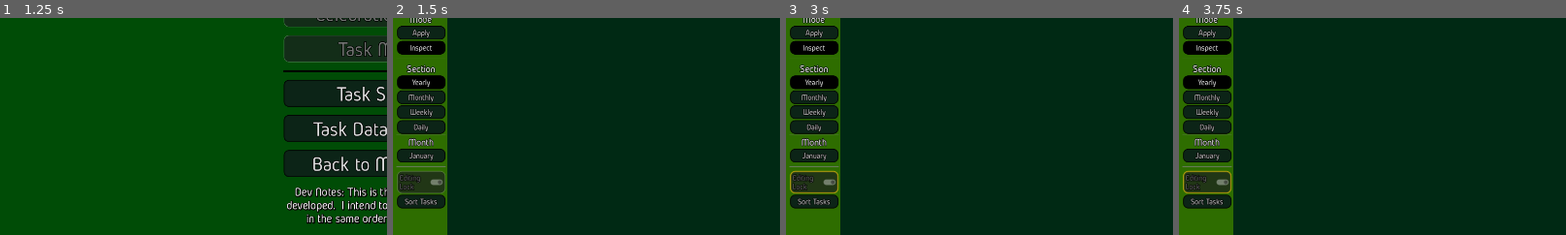
Above: before the commit, frames 1-4 (left to right).
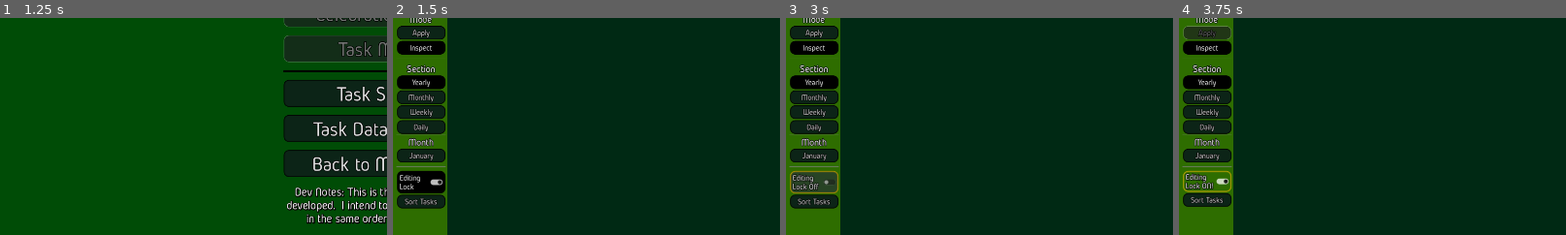
Above: after the commit, the same moments.

Repository: Phoenix-Greenleaf/GG-Household-Helper
Game: Godot game, scene res://scenes/main_menu.tscn
The game is run twice, just before and just after one commit, with the same random seed, the same clock (stepped at 60 frames per second) and the same inputs.
Inputs (mouse positions are % of the whole screen's width and height, from its top left):
- Up to frame 1 (1.25 s): click "Task Tracking" at 0.5 s
- Up to frame 2 (1.5 s): click "Task Sheets" at 1.25 s
- Up to frame 3 (3 s): click (4, 33) at 2 s; click (4, 84) at 2.75 s, where only the run after the commit has a clickable "Editing Lock"
- Up to frame 4 (3.75 s): click (4, 84) at 3.5 s, where only the run after the commit has a clickable "Editing Lock Off"
The pictures show only the part of the screen within x 0-50%, y 46-96%; the shares and areas given below are measured in that part.

Frame 1 is identical in both runs. In frame 2, 1.2% of the frame differs, in the area x 1-14%, y 70-81%; in frame 3, 0.2%; in frame 4, 1.6%, in the area x 1-14%, y 3-88%.

Commit message:
Added: Editing Lock
All the Grid items in Task Tracking editor can be locked, to prevent unwanted editing. Editable false, button disabled true, Apply checkbox mode button disabled AND inspect mode pressed. Relatively quick once I gave grid its own Theme, and found the right setting to make the disabled cells NOT SEE THROUGH

Diff:
--- a/data/data_global.gd
+++ b/data/data_global.gd
@@ -86,6 +86,7 @@
 
 func _ready() -> void:
 	SignalBus._on_settings_changed.connect(save_settings)
+	SignalBus._on_current_tasksheet_data_changed.connect(load_settings)
 	load_settings()
 
 
@@ -130,7 +131,8 @@
 	if not FileAccess.file_exists(settings_filepath):
 		create_settings()
 		return
-	settings_file = ResourceLoader.load(settings_filepath)  #, "Resource", ResourceLoader.CACHE_MODE_REPLACE
+	settings_file = ResourceLoader.load(settings_filepath)
+	SignalBus.remote_task_settings_reload.emit()
 
 
 func create_settings() -> void:
--- a/data/signal_bus.gd
+++ b/data/signal_bus.gd
@@ -15,3 +15,4 @@
 signal task_editor_remote_open_data_manager
 signal _on_task_delete_button_primed_and_pressed
 signal remote_active_data_save
+signal remote_task_settings_reload
--- a/gui/data_manager/data_manager.gd
+++ b/gui/data_manager/data_manager.gd
@@ -10,7 +10,13 @@
 @onready var task_grid: GridContainer = %TaskGrid
 @onready var current_tasksheet_label: Label = %CurrentTasksheetLabel
 @onready var task_accept_button: Button = %TaskAcceptButton
-var safe_lock_active: bool
+@onready var clone_data_button: Button = %CloneDataButton
+@onready var clone_data_panel: PanelContainer = %CloneDataPanel
+@onready var clone_label: Label = %CloneLabel
+@onready var clone_line_edit: LineEdit = %CloneLineEdit
+@onready var clone_spin_box: SpinBox = %CloneSpinBox
+@onready var clone_back_button: Button = %CloneBackButton
+@onready var clone_accept_button: Button = %CloneAcceptButton
 
 var task_save_button_group = preload("res://gui/data_manager/task_save_button_group.tres")
 var task_save_button = preload("res://gui/data_manager/task_save_button.tscn")
@@ -18,7 +24,8 @@
 var tasksheet_folder = "user://task_data/"
 var export_folder = "user://exports/"
 
-var task_button_count: int = 0
+var safe_lock_active: bool
+var task_button_count: int = 2
 
 var error_keys: Array = [
 	"OK", #0
@@ -67,6 +74,7 @@
 func starting_visibilities() -> void:
 	import_task_file_dialog.visible = false
 	new_task_panel.visible = false
+	clone_menu_reset()
 
 
 func load_existing_tasksheets() -> void:
@@ -90,6 +98,7 @@
 		var loaded_year = file_resource.spreadsheet_year
 		prints("Loaded:", loaded_name, loaded_year)
 		create_task_save_button(file_resource)
+	get_tree().call_group("task_save_panels", "retoggle_button_group")
 
 
 func show_new_task_panel() -> void:
@@ -131,17 +140,17 @@
 		printerr("Task needs title, not accepted")
 		DataGlobal.button_based_message(task_accept_button, "Title Needed!")
 		return
-	create_tasksheet_data_and_save()
+	var new_tasksheet_year := int(task_data_year_spinbox.value)
+	var new_tasksheet_name: String = task_data_title_line_edit.text
+	create_tasksheet_data_and_save(new_tasksheet_name, new_tasksheet_year)
 	task_field_reset()
 	show_new_task_button()
 
 
-func create_tasksheet_data_and_save() -> void:
-	var tasksheet_year := int(task_data_year_spinbox.value)
-	var tasksheet_name: String = task_data_title_line_edit.text
+func create_tasksheet_data_and_save(tasksheet_name: String, tasksheet_year: int) -> void:
 	var tasksheet_data := TaskSpreadsheetData.new()
+	tasksheet_data.spreadsheet_title = tasksheet_name
 	tasksheet_data.spreadsheet_year = tasksheet_year
-	tasksheet_data.spreadsheet_title = tasksheet_name
 	var tasksheet_snake_name: String = tasksheet_name.to_snake_case()
 	var tasksheet_save_name: String = tasksheet_snake_name + "_" + str(tasksheet_year)
 	var filepath_create_and_save: String = tasksheet_folder + tasksheet_save_name + ".res"
@@ -175,6 +184,7 @@
 	task_grid.move_child(new_task_save_button, task_button_count)
 	new_task_save_button.saved_resource = target_resource
 	new_task_save_button.update_button()
+	new_task_save_button.add_to_group("task_save_panels")
 	task_button_count += 1
 	var actual_task_button: Button = new_task_save_button.get_node("FunctionalButton")
 	actual_task_button.toggled.connect(_on_task_save_button_pressed.bind(target_resource))
@@ -197,13 +207,98 @@
 	if safe_lock_active:
 		save_current_tasksheet()
 	send_tasksheet_to_global(pressed_tasksheet)
+	clone_menu_update()
 
 
 func send_tasksheet_to_global(tasksheet_to_send) -> void:
 	DataGlobal.current_tasksheet_data = tasksheet_to_send
 	SignalBus._on_current_tasksheet_data_changed.emit()
 	SignalBus.reload_profiles_triggered.emit()
+	clone_menu_reset()
 
 
 func _on_import_tasksheet_pressed() -> void:
 	import_task_file_dialog.visible = true
+
+
+func _on_clone_data_button_pressed() -> void:
+	clone_menu_open()
+
+
+func clone_menu_open() -> void:
+	clone_data_button.visible = false
+	clone_data_panel.visible = true
+
+
+func _on_clone_accept_button_pressed() -> void:
+	if clone_label.text == "Clone Title":
+		clone_line_edit.visible = false
+		clone_spin_box.visible = true
+		clone_back_button.visible = true
+		clone_label.text = "Clone Year"
+		return
+	if clone_label.text == "Clone Year" or "File Already Exists!\n(Change Title or Year)":
+		var cloned_title = clone_line_edit.text
+		var cloned_year = int(clone_spin_box.value)
+		var cloned_snake_name: String = cloned_title.to_snake_case()
+		var cloned_save_name: String = cloned_snake_name + "_" + str(cloned_year)
+		var cloned_filepath: String = tasksheet_folder + cloned_save_name + ".res"
+		if FileAccess.file_exists(cloned_filepath):
+			prints("File already exists! Clone needs different year or title...")
+			DataGlobal.button_based_message(clone_accept_button, "Error!")
+			DataGlobal.button_based_message(clone_label, "File Already Exists!\n(Change Title or Year)")
+			return
+		clone_tasksheet_data_and_save(cloned_title, cloned_year)
+
+
+func _on_clone_cancel_button_pressed() -> void:
+	clone_menu_reset()
+
+
+func clone_menu_reset() -> void:
+	if DataGlobal.current_tasksheet_data:
+		clone_data_button.visible = true
+		clone_data_panel.visible = false
+		clone_back_button.visible = false
+		clone_menu_update()
+	else:
+		clone_data_button.visible = false
+		clone_data_panel.visible = false
+
+
+func clone_menu_update() -> void:
+	clone_label.text = "Clone Title"
+	clone_line_edit.text = DataGlobal.current_tasksheet_data.spreadsheet_title
+	clone_line_edit.visible = true
+	var new_year = DataGlobal.current_tasksheet_data.spreadsheet_year + 1
+	clone_spin_box.set_value_no_signal(new_year)
+	clone_spin_box.visible = false
+
+
+
+func _on_clone_back_button_pressed() -> void:
+	clone_line_edit.visible = true
+	clone_spin_box.visible = false
+	clone_back_button.visible = false
+	clone_label.text = "Clone Title"
+
+
+func clone_tasksheet_data_and_save(tasksheet_name: String, tasksheet_year: int) -> void:
+	var tasksheet_data: TaskSpreadsheetData = DataGlobal.current_tasksheet_data.duplicate(true)
+	tasksheet_data.spreadsheet_title = tasksheet_name
+	tasksheet_data.spreadsheet_year = tasksheet_year
+	var tasksheet_snake_name: String = tasksheet_name.to_snake_case()
+	var tasksheet_save_name: String = tasksheet_snake_name + "_" + str(tasksheet_year)
+	var filepath_create_and_save: String = tasksheet_folder + tasksheet_save_name + ".res"
+	prints("Filepath for save:", filepath_create_and_save)
+	tasksheet_data.spreadsheet_filepath = filepath_create_and_save
+	create_task_save_button(tasksheet_data)
+	send_tasksheet_to_global(tasksheet_data)
+	save_current_tasksheet()
+
+
+func reset_data_manager() -> void:
+	for panel_iteration in get_tree().get_nodes_in_group("task_save_panels"):
+		task_grid.remove_child(panel_iteration)
+		panel_iteration.queue_free()
+	load_existing_tasksheets()
--- a/gui/data_manager/data_manager.tscn
+++ b/gui/data_manager/data_manager.tscn
@@ -78,9 +78,19 @@
 text = "New
 Data"
 
+[node name="CloneDataButton" type="Button" parent="MainMargin/DataManagerVBox/TaskGrid"]
+unique_name_in_owner = true
+layout_mode = 2
+size_flags_horizontal = 4
+size_flags_vertical = 4
+text = "Clone
+Data"
+
 [node name="NewTaskPanel" type="PanelContainer" parent="MainMargin/DataManagerVBox/TaskGrid"]
 unique_name_in_owner = true
 layout_mode = 2
+size_flags_horizontal = 4
+size_flags_vertical = 4
 theme_override_styles/panel = ExtResource("6_i4o2f")
 
 [node name="Margin" type="MarginContainer" parent="MainMargin/DataManagerVBox/TaskGrid/NewTaskPanel"]
@@ -104,6 +114,7 @@
 layout_mode = 2
 size_flags_horizontal = 3
 placeholder_text = "Name Here"
+alignment = 1
 expand_to_text_length = true
 clear_button_enabled = true
 
@@ -126,11 +137,67 @@
 min_value = 1000.0
 max_value = 3000.0
 value = 2000.0
+rounded = true
 allow_greater = true
+alignment = 1
 
 [node name="TaskCancelButton" type="Button" parent="MainMargin/DataManagerVBox/TaskGrid/NewTaskPanel/Margin/VBox/HBoxContainer2"]
 layout_mode = 2
 size_flags_horizontal = 8
+text = "Cancel"
+
+[node name="CloneDataPanel" type="PanelContainer" parent="MainMargin/DataManagerVBox/TaskGrid"]
+unique_name_in_owner = true
+layout_mode = 2
+size_flags_horizontal = 4
+size_flags_vertical = 4
+theme_override_styles/panel = ExtResource("6_i4o2f")
+
+[node name="VBoxContainer" type="VBoxContainer" parent="MainMargin/DataManagerVBox/TaskGrid/CloneDataPanel"]
+layout_mode = 2
+theme_override_constants/separation = 3
+
+[node name="CloneLabel" type="Label" parent="MainMargin/DataManagerVBox/TaskGrid/CloneDataPanel/VBoxContainer"]
+unique_name_in_owner = true
+layout_mode = 2
+text = "Cloning Label"
+horizontal_alignment = 1
+
+[node name="CloneLineEdit" type="LineEdit" parent="MainMargin/DataManagerVBox/TaskGrid/CloneDataPanel/VBoxContainer"]
+unique_name_in_owner = true
+layout_mode = 2
+text = "Load Error"
+placeholder_text = "Name Here"
+alignment = 1
+expand_to_text_length = true
+clear_button_enabled = true
+
+[node name="CloneSpinBox" type="SpinBox" parent="MainMargin/DataManagerVBox/TaskGrid/CloneDataPanel/VBoxContainer"]
+unique_name_in_owner = true
+layout_mode = 2
+min_value = 1000.0
+max_value = 3000.0
+value = 2000.0
+rounded = true
+allow_greater = true
+alignment = 1
+
+[node name="HBoxContainer" type="HBoxContainer" parent="MainMargin/DataManagerVBox/TaskGrid/CloneDataPanel/VBoxContainer"]
+layout_mode = 2
+alignment = 1
+
+[node name="CloneAcceptButton" type="Button" parent="MainMargin/DataManagerVBox/TaskGrid/CloneDataPanel/VBoxContainer/HBoxContainer"]
+unique_name_in_owner = true
+layout_mode = 2
+text = "Accept"
+
+[node name="CloneBackButton" type="Button" parent="MainMargin/DataManagerVBox/TaskGrid/CloneDataPanel/VBoxContainer/HBoxContainer"]
+unique_name_in_owner = true
+layout_mode = 2
+text = "Back"
+
+[node name="CloneCancelButton" type="Button" parent="MainMargin/DataManagerVBox/TaskGrid/CloneDataPanel/VBoxContainer/HBoxContainer"]
+layout_mode = 2
 text = "Cancel"
 
 [node name="TaskCSVHBox" type="HBoxContainer" parent="MainMargin/DataManagerVBox"]
@@ -190,7 +257,11 @@
 filters = PackedStringArray("*.csv ; Comma Separated Values")
 
 [connection signal="pressed" from="MainMargin/DataManagerVBox/TaskGrid/NewTaskButton" to="." method="_on_new_task_button_pressed"]
+[connection signal="pressed" from="MainMargin/DataManagerVBox/TaskGrid/CloneDataButton" to="." method="_on_clone_data_button_pressed"]
 [connection signal="pressed" from="MainMargin/DataManagerVBox/TaskGrid/NewTaskPanel/Margin/VBox/HBox/TaskAcceptButton" to="." method="_on_task_accept_button_pressed"]
 [connection signal="pressed" from="MainMargin/DataManagerVBox/TaskGrid/NewTaskPanel/Margin/VBox/HBoxContainer2/TaskCancelButton" to="." method="_on_task_cancel_button_pressed"]
+[connection signal="pressed" from="MainMargin/DataManagerVBox/TaskGrid/CloneDataPanel/VBoxContainer/HBoxContainer/CloneAcceptButton" to="." method="_on_clone_accept_button_pressed"]
+[connection signal="pressed" from="MainMargin/DataManagerVBox/TaskGrid/CloneDataPanel/VBoxContainer/HBoxContainer/CloneBackButton" to="." method="_on_clone_back_button_pressed"]
+[connection signal="pressed" from="MainMargin/DataManagerVBox/TaskGrid/CloneDataPanel/VBoxContainer/HBoxContainer/CloneCancelButton" to="." method="_on_clone_cancel_button_pressed"]
 [connection signal="pressed" from="MainMargin/DataManagerVBox/TaskCSVHBox/ImportTasksheet" to="." method="_on_import_tasksheet_pressed"]
 [connection signal="file_selected" from="ImportTaskFileDialog" to="." method="_on_import_task_file_dialog_file_selected"]
--- a/gui/data_manager/task_save_button.gd
+++ b/gui/data_manager/task_save_button.gd
@@ -2,6 +2,7 @@
 
 @onready var task_set_name_label: Label = $MarginContainer/VBox/TaskSetNameLabel
 @onready var task_set_year_label: Label = $MarginContainer/VBox/TaskSetYearLabel
+@onready var functional_button: Button = $FunctionalButton
 
 
 @export var saved_resource: TaskSpreadsheetData
@@ -9,6 +10,7 @@
 
 func _ready() -> void:
 	update_button()
+	SignalBus._on_current_tasksheet_data_changed.connect(retoggle_button_group)
 
 
 func update_button() -> void:
@@ -18,3 +20,9 @@
 	else:
 		task_set_name_label.text = "Button Test"
 		task_set_year_label.text = "2020"
+
+
+func retoggle_button_group() -> void:
+	functional_button.set_pressed_no_signal(false)
+	if DataGlobal.current_tasksheet_data == saved_resource:
+		functional_button.set_pressed_no_signal(true)
--- a/gui/task_tracking/task_spreadsheet/task_spreadsheet_grid_container.gd
+++ b/gui/task_tracking/task_spreadsheet/task_spreadsheet_grid_container.gd
@@ -11,6 +11,10 @@
 @onready var multi_text_popup_center: CenterContainer = %MultiTextPopupCenter
 @onready var task_label: Label = %TaskLabel
 @onready var text_edit: TextEdit = %TextEdit
+@onready var editing_lock_button: CheckButton = %EditingLockButton
+@onready var checkbox_apply_toggle: Button = %CheckboxApplyToggle
+@onready var checkbox_inspect_toggle: Button = %CheckboxInspectToggle
+
 
 var checkbox_cell = preload("res://gui/task_tracking/task_spreadsheet/cells/checkbox_cell.tscn")
 var dropdown_cell = preload("res://gui/task_tracking/task_spreadsheet/cells/dropdown_cell.tscn")
@@ -56,6 +60,7 @@
 	ready_connections()
 	close_new_task_panel()
 	get_dropdown_items_from_global()
+	SignalBus.remote_task_settings_reload.emit()
 	if DataGlobal.settings_file.task_enable_auto_load_default_data:
 		DataGlobal.current_tasksheet_data = DataGlobal.settings_file.task_default_data
 		data_for_spreadsheet = DataGlobal.settings_file.task_default_data
@@ -68,6 +73,7 @@
 	update_user_profile_dropdown_items()
 	load_existing_data()
 	existing_groups_option_section_picker()
+	editing_lock_button.button_pressed = false
 
 
 func ready_connections() -> void:
@@ -571,3 +577,25 @@
 	current_text_edit_cell = cell_parameter
 	task_label.text = cell_parameter.saved_task.name
 	text_edit.text = cell_parameter.saved_task.description
+
+
+func _on_editing_lock_button_toggled(button_pressed: bool) -> void:
+	if not button_pressed:
+		grid_editable(true)
+		editing_lock_button.text = "Editing\nLock Off"
+		checkbox_apply_toggle.disabled = false
+	if button_pressed:
+		grid_editable(false)
+		editing_lock_button.text = "Editing\nLock ON!"
+		checkbox_apply_toggle.disabled = true
+		checkbox_inspect_toggle.button_pressed = true
+
+
+
+func grid_editable(editable_bool: bool) -> void:
+	var current_grid_children = self.get_children()
+	for item_iteration in current_grid_children:
+		if "editable" in item_iteration:
+			item_iteration.editable = editable_bool
+		if item_iteration is Button:
+			item_iteration.disabled = not editable_bool
--- a/scenes/editor.gd
+++ b/scenes/editor.gd
@@ -106,6 +106,7 @@
 		8:
 			save_active_data()
 			get_tree().change_scene_to_file("res://scenes/task_tracking_settings.tscn")
+			SignalBus.remote_task_settings_reload.emit()
 
 
 func menu_quit_with_save_protection() -> void:
--- a/scenes/editor.tscn
+++ b/scenes/editor.tscn
@@ -11,6 +11,7 @@
 [ext_resource type="PackedScene" uid="uid://b2gi1xlrdmw1p" path="res://gui/data_manager/data_manager.tscn" id="7_io7f7"]
 [ext_resource type="Theme" uid="uid://b6r6dqju3145j" path="res://themes/green_gal_custom_button_theme.tres" id="7_pf33m"]
 [ext_resource type="StyleBox" uid="uid://b02yebbakhunc" path="res://themes/theme_parts/popup_panel_style_box_flat.tres" id="8_5cxxj"]
+[ext_resource type="Theme" uid="uid://dy4c7wbsik73v" path="res://themes/task_grid_theme.tres" id="9_o5o1x"]
 [ext_resource type="StyleBox" uid="uid://5gbky82e7ys5" path="res://themes/theme_parts/popup_panel_2_style_box_flat.tres" id="12_dgyqq"]
 
 [node name="Editor" type="Control"]
@@ -254,8 +255,8 @@
 theme_override_constants/separation = 15
 
 [node name="EditingLockButton" type="CheckButton" parent="MainMargin/MainHBox/SideMenuVBox"]
-layout_mode = 2
-disabled = true
+unique_name_in_owner = true
+layout_mode = 2
 button_pressed = true
 text = "Editing
 Lock"
@@ -399,7 +400,7 @@
 layout_mode = 2
 size_flags_horizontal = 3
 size_flags_vertical = 3
-theme = ExtResource("2_eeg3c")
+theme = ExtResource("9_o5o1x")
 columns = 2
 script = ExtResource("6_j3l32")
 
@@ -490,6 +491,7 @@
 [connection signal="toggled" from="MainMargin/MainHBox/SideMenuVBox/MonthlyButton" to="." method="_on_monthly_button_toggled"]
 [connection signal="toggled" from="MainMargin/MainHBox/SideMenuVBox/WeeklyButton" to="." method="_on_weekly_button_toggled"]
 [connection signal="toggled" from="MainMargin/MainHBox/SideMenuVBox/DailyButton" to="." method="_on_daily_button_toggled"]
+[connection signal="toggled" from="MainMargin/MainHBox/SideMenuVBox/EditingLockButton" to="MainMargin/MainHBox/NonSideVBox/ScrollContainer/TaskSpreadsheetGridContainer" method="_on_editing_lock_button_toggled"]
 [connection signal="pressed" from="MainMargin/MainHBox/SideMenuVBox/SortTasksButton" to="MainMargin/MainHBox/NonSideVBox/ScrollContainer/TaskSpreadsheetGridContainer" method="_on_sort_tasks_button_pressed"]
 [connection signal="pressed" from="MainMargin/MainHBox/NonSideVBox/TopMenuHBox/SaveWarningButton" to="." method="_on_save_warning_button_pressed"]
 [connection signal="pressed" from="MainMargin/MainHBox/NonSideVBox/TaskAddPanel/TaskAddMargin/HBox/AddTaskButton" to="MainMargin/MainHBox/NonSideVBox/ScrollContainer/TaskSpreadsheetGridContainer" method="_on_add_task_button_pressed"]
--- a/scenes/task_tracking_menu.gd
+++ b/scenes/task_tracking_menu.gd
@@ -14,3 +14,4 @@
 
 func _on_settings_button_pressed() -> void:
 	get_tree().change_scene_to_file("res://scenes/task_tracking_settings.tscn")
+	SignalBus.remote_task_settings_reload.emit()
--- a/scenes/task_tracking_settings.gd
+++ b/scenes/task_tracking_settings.gd
@@ -34,6 +34,7 @@
 
 func establish_connections() -> void:
 	task_new_checkbox_options_button_group.pressed.connect(_on_task_new_checkbox_options_button_group_pressed)
+	SignalBus.remote_task_settings_reload.connect(reload_settings)
 
 
 func disarm_danger_buttons() -> void:
--- a/scenes/task_tracking_settings.tscn
+++ b/scenes/task_tracking_settings.tscn
@@ -272,6 +272,7 @@
 [node name="DeletionLabel" type="Label" parent="DeletionBackgroundPanelContainer/DeletionCenterContainer/DeletionPanelContainer/DeletionVBox"]
 layout_mode = 2
 text = "Delete"
+horizontal_alignment = 1
 
 [node name="DeletionHBox" type="HBoxContainer" parent="DeletionBackgroundPanelContainer/DeletionCenterContainer/DeletionPanelContainer/DeletionVBox"]
 unique_name_in_owner = true
--- /dev/null
+++ b/themes/task_grid_theme.tres
@@ -0,0 +1,51 @@
+[gd_resource type="Theme" load_steps=11 format=3 uid="uid://dy4c7wbsik73v"]
+
+[ext_resource type="FontFile" uid="uid://7jukdly5m5dl" path="res://fonts/font_otf/Gidolinya-Regular.otf" id="1_b8mcy"]
+[ext_resource type="StyleBox" uid="uid://bcqpnkgaub5eq" path="res://themes/theme_parts/gg_disabled_button_style_box_flat.tres" id="2_82rag"]
+[ext_resource type="StyleBox" uid="uid://c6mui2b243i00" path="res://themes/theme_parts/diabled_button_full_alpha_style_box_flat.tres" id="2_oures"]
+[ext_resource type="StyleBox" uid="uid://bsl1gnk7iu4ua" path="res://themes/theme_parts/gg_focused_button_style_box_flat.tres" id="3_0r63s"]
+[ext_resource type="StyleBox" uid="uid://bakr6w60xl0kf" path="res://themes/theme_parts/gg_hover_button_style_box_flat.tres" id="4_bhc47"]
+[ext_resource type="StyleBox" uid="uid://brn84anymriv3" path="res://themes/theme_parts/gg_normal_button_style_box_flat.tres" id="5_xewr4"]
+[ext_resource type="StyleBox" uid="uid://cxwys7rfq1ygf" path="res://themes/theme_parts/gg_pressed_button_style_box_flat.tres" id="6_361hm"]
+[ext_resource type="StyleBox" uid="uid://dpu0yb1nqqh5n" path="res://themes/theme_parts/gg_secondary_panel_style_box_flat.tres" id="7_r0rqo"]
+[ext_resource type="StyleBox" uid="uid://dcpfq0xquj5eb" path="res://themes/theme_parts/gg_background_panel_style_box_flat.tres" id="8_ixd1o"]
+
+[sub_resource type="StyleBoxEmpty" id="StyleBoxEmpty_j1wvg"]
+
+[resource]
+Button/colors/font_disabled_color = Color(1, 1, 1, 1)
+Button/colors/font_outline_color = Color(0, 0, 0, 1)
+Button/constants/outline_size = 6
+Button/font_sizes/font_size = 20
+Button/fonts/font = ExtResource("1_b8mcy")
+Button/styles/disabled = ExtResource("2_oures")
+Button/styles/focus = ExtResource("3_0r63s")
+Button/styles/hover = ExtResource("4_bhc47")
+Button/styles/normal = ExtResource("5_xewr4")
+Button/styles/pressed = ExtResource("6_361hm")
+Label/colors/font_outline_color = Color(0, 0, 0, 1)
+Label/constants/outline_size = 6
+Label/font_sizes/font_size = 25
+Label/fonts/font = ExtResource("1_b8mcy")
+LineEdit/colors/font_outline_color = Color(0, 0, 0, 1)
+LineEdit/colors/font_uneditable_color = Color(1, 1, 1, 1)
+LineEdit/constants/outline_size = 5
+LineEdit/font_sizes/font_size = 20
+LineEdit/fonts/font = ExtResource("1_b8mcy")
+LineEdit/styles/focus = ExtResource("3_0r63s")
+LineEdit/styles/normal = ExtResource("6_361hm")
+LineEdit/styles/read_only = ExtResource("2_oures")
+Panel/styles/panel = ExtResource("7_r0rqo")
+PanelContainer/styles/panel = SubResource("StyleBoxEmpty_j1wvg")
+PopupMenu/font_sizes/font_size = 25
+PopupMenu/fonts/font = ExtResource("1_b8mcy")
+PopupMenu/styles/panel = ExtResource("4_bhc47")
+ScrollContainer/styles/panel = ExtResource("8_ixd1o")
+TextEdit/colors/font_outline_color = Color(0, 0, 0, 1)
+TextEdit/constants/outline_size = 5
+TextEdit/font_sizes/font_size = 20
+TextEdit/fonts/font = ExtResource("1_b8mcy")
+TextEdit/styles/focus = ExtResource("3_0r63s")
+TextEdit/styles/normal = ExtResource("6_361hm")
+TextEdit/styles/read_only = ExtResource("2_82rag")
+VBoxContainer/constants/separation = 0
--- /dev/null
+++ b/themes/theme_parts/diabled_button_full_alpha_style_box_flat.tres
@@ -0,0 +1,18 @@
+[gd_resource type="StyleBoxFlat" format=3 uid="uid://c6mui2b243i00"]
+
+[resource]
+content_margin_left = 6.0
+content_margin_top = 6.0
+content_margin_right = 6.0
+content_margin_bottom = 6.0
+bg_color = Color(0.105882, 0.121569, 0.12549, 1)
+border_width_left = 2
+border_width_top = 2
+border_width_right = 2
+border_width_bottom = 2
+border_color = Color(0.8, 0.8, 0.8, 0.309804)
+border_blend = true
+corner_radius_top_left = 12
+corner_radius_top_right = 12
+corner_radius_bottom_right = 12
+corner_radius_bottom_left = 12
Not shown: 1 places in scenes/editor.tscn that only renumber resources
